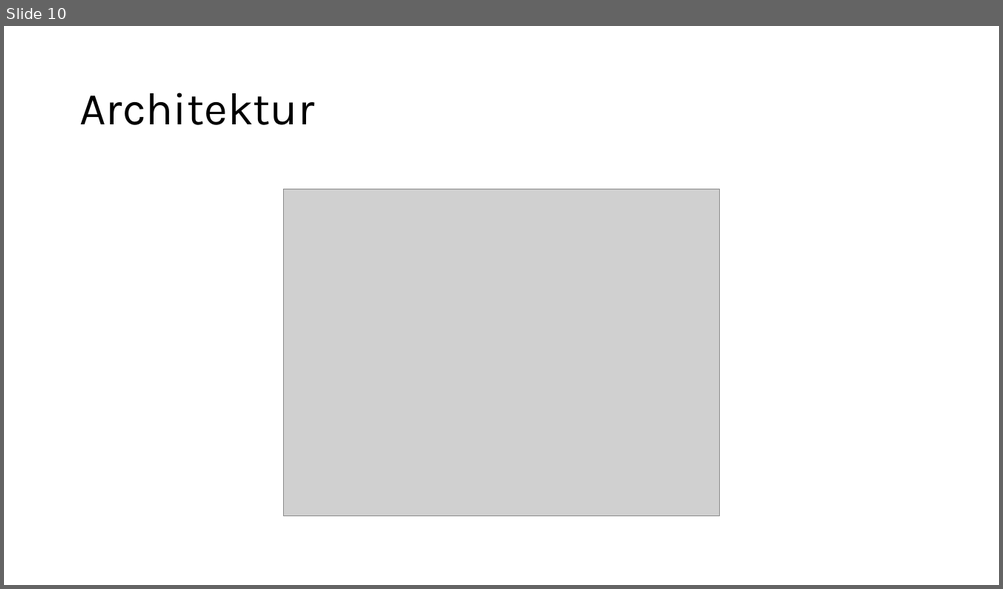
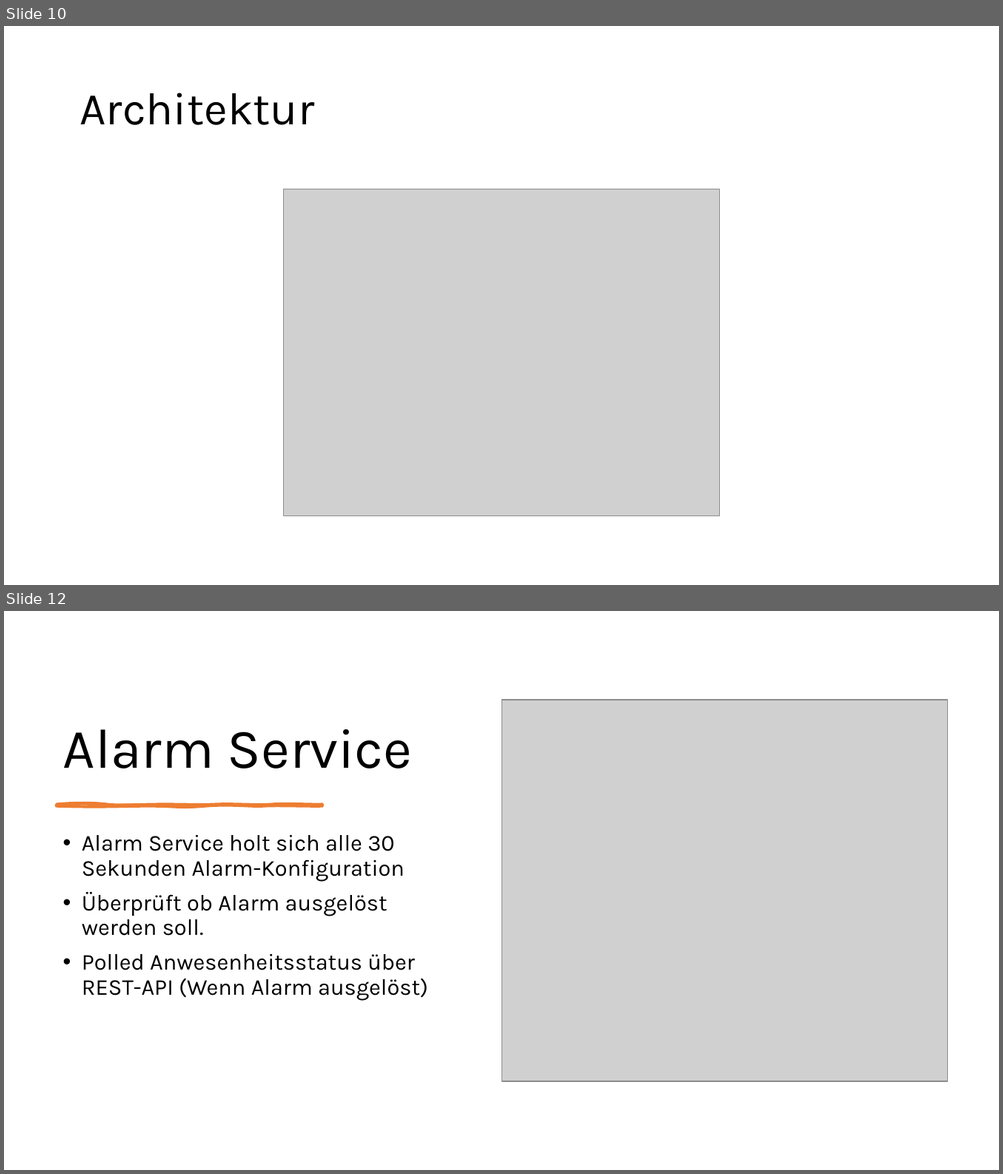
Before and after one commit to jannis1602/SmartAlarmClock, a slide deck: planung/Fachgespraech.pptx. Shown one above the other, each under a label of ours: slide 10 before the commit, slides 10 and 12 after it; the slides between them are not shown. The pictures are 1003x589 and 1003x1174 pixels, drawn with LibreOffice and Linux fonts; fonts in the diff are those of the drawing; grey boxes stand for pictures. Boxes give left, top, right and bottom in pixels: in the first picture for what was removed or moved away, otherwise in the second. Text is boxed around its words. In the diff, an @@ line names an element or a change of style, - is before the commit and + after.

```diff
--- a/planung/Fachgespraech.pptx
+++ b/planung/Fachgespraech.pptx
@@ slide 12 added at [4,611,999,1170], background #FFFFFF @@
@@ picture added at [502,700,947,1082] @@
@@ title added at [63,729,412,769], 54 pt, text #000000 @@
+Alarm Service
@@ freeform shape added at [57,805,322,806], fill #ED7D31, outline #ED7D31 3 pt @@
@@ text added at [82,835,428,1000], 22 pt, text #000000 @@
+• Alarm Service holt sich alle 30 Sekunden Alarm-Konfiguration
+• Überprüft ob Alarm ausgelöst werden soll.
+• Polled Anwesenheitsstatus über REST-API (Wenn Alarm ausgelöst)
```
Also in this commit, not shown: 6 slides changed, 5 other slides added, 10 other files.
